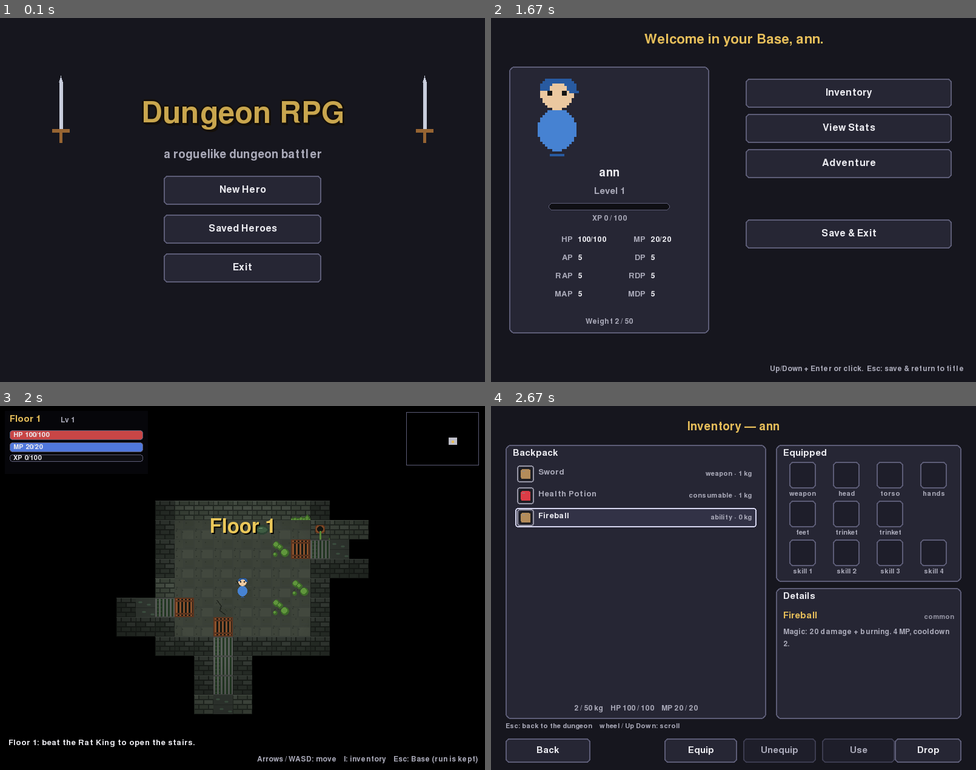
Above: before the commit, frames 1-4 (two rows, left to right).
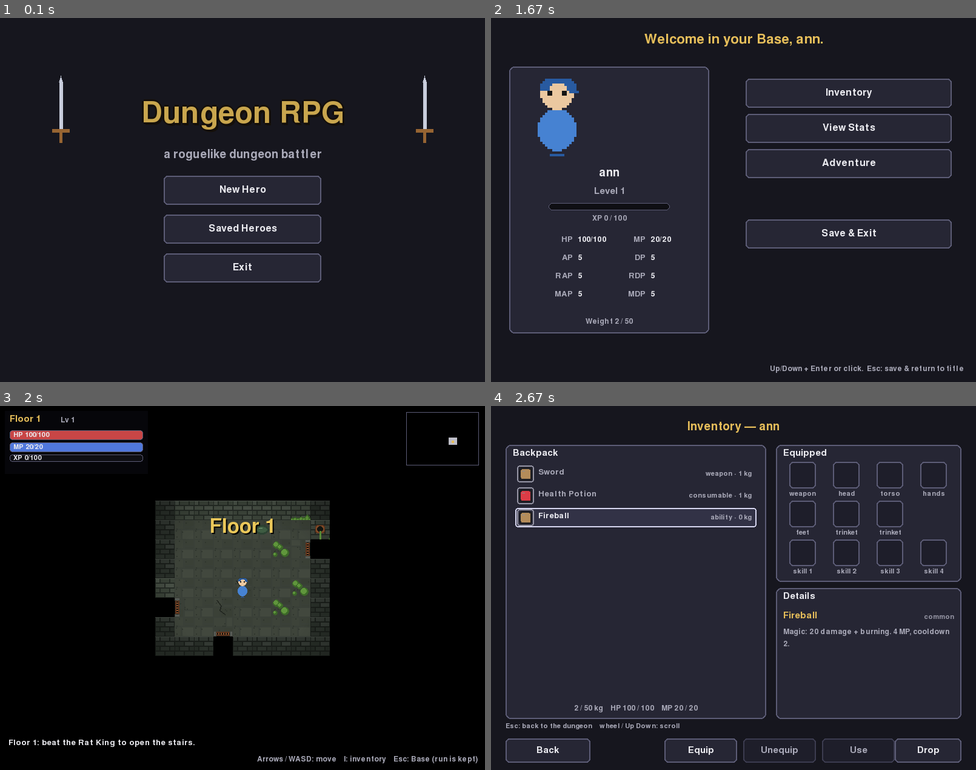
Above: after the commit, the same moments.

Repository: LucKaempfer/RPG_Ai
Game: pygame game, started from pygame_rpg/main.py
Two runs of this game, one before a commit and one after it. Both use one fixed random seed, a clock stepped at 60 frames per second and the inputs below.
Inputs:
- Up to frame 1 (0.1 s): no input
- Up to frame 2 (1.67 s): click "New Hero" at 0.38 s; click "Skip" at 0.72 s; type "ann" at 1 s; tap Enter at 1.33 s; click "Yes" at 1.6 s
- Up to frame 3 (2 s): click "Adventure" at 1.93 s
- Up to frame 4 (2.67 s): tap I at 2.22 s; click "Fireball" at 2.6 s

Frames 1-2 are identical in both runs. In frame 3, 4.9% of the frame differs, in the area x 24-76%, y 31-85%; in frame 4, nothing differs.

Commit message:
Doors: thin gate on the corridor side, doors block line of sight
- Doorways are drawn as flagstone floor with a thin iron gate along the
  edge the corridor leaves from (4 rotated tiles), instead of a full
  gate block.  Tileset is sewer/tiles_v2.png (20 tiles) so an older
  generated sewer/tiles.png on disk can't be mis-sliced.
- Line of sight: doors block it (the gate itself is seen); standing in
  the doorway shows both sides.  Diagonal steps can't slip between two
  blocking cells, so there's no peeking past a gate.
- Tests: doors block sight, no diagonal peeking, gates face the
  corridor.

Co-Authored-By: Claude Opus 5.5 <noreply@anthropic.com>
Claude-Session: https://claude.ai/code/session_017tdetPTqih9bXbAi33dRwd

Diff:
--- a/pygame_rpg/assets.py
+++ b/pygame_rpg/assets.py
@@ -12,7 +12,7 @@
 
 * ``tileset.png``          10 x 1 grid, one tile per index (see TILE_*);
   the original stone set, kept for real art / other screens
-* ``sewer/tiles.png``      16 x 1 grid, the dungeon's sewer set (SEWER_*)
+* ``sewer/tiles_v2.png``   20 x 1 grid, the dungeon's sewer set (SEWER_*)
 * ``player/hero_sheet.png`` 8 x 4 grid
     columns: 0-1 idle, 2-5 walk, 6-7 attack
     rows:    0 down, 1 up, 2 left, 3 right
@@ -55,8 +55,11 @@
 (SEWER_FLOOR, SEWER_FLOOR_CRACK, SEWER_FLOOR_MOSS, SEWER_FLOOR_PUDDLE,
  SEWER_FLOOR_DRAIN, SEWER_WALL, SEWER_WALL_STAIN, SEWER_WALL_PIPE,
  SEWER_WALL_MOSS, SEWER_GRATE, SEWER_WALKWAY, SEWER_GATE, SEWER_MANHOLE,
- SEWER_SLUDGE, SEWER_WALL_DARK, SEWER_FLOOR_BONES) = range(16)
-SEWER_COLS, SEWER_ROWS = 16, 1
+ SEWER_SLUDGE, SEWER_WALL_DARK, SEWER_FLOOR_BONES,
+ # Doorways: floor with a thin iron gate along the side the corridor
+ # leaves from (N = corridor above the door cell, and so on).
+ SEWER_GATE_N, SEWER_GATE_S, SEWER_GATE_W, SEWER_GATE_E) = range(20)
+SEWER_COLS, SEWER_ROWS = 20, 1
 
 # ---------------------------------------------------------------------------
 # Hero sheet layout: 8 x 4 grid.
@@ -134,7 +137,7 @@
         """Dispatch to the right generator for a missing file."""
         if name == "tileset.png":
             return _gen_tileset()
-        if name == "sewer/tiles.png":
+        if name == "sewer/tiles_v2.png":
             return _gen_sewer_tiles()
         if name == "player/hero_sheet.png":
             return _gen_hero_sheet()
@@ -324,6 +327,22 @@
     for y in (5, 26):
         pygame.draw.line(surf, rust_dark, (r.x, r.y + y), (r.right - 1, r.y + y), 3)
     pygame.draw.rect(surf, rust_dark, r, 2)
+
+    # Doorways: flagstone floor with a thin gate on one edge.  Drawn once
+    # for the top edge, then rotated for the other three.
+    gate = pygame.Surface((FRAME_SIZE, FRAME_SIZE), pygame.SRCALPHA)
+    _sewer_floor(gate, gate.get_rect(), rng)
+    pygame.draw.rect(gate, (16, 18, 16), (0, 0, 32, 8))                 # shadowed gap
+    for x in range(6, 27, 4):
+        pygame.draw.line(gate, rust, (x, 1), (x, 6), 2)                 # bars
+    pygame.draw.line(gate, rust_dark, (0, 1), (31, 1), 2)               # top rail
+    pygame.draw.line(gate, rust_dark, (0, 6), (31, 6), 2)               # bottom rail
+    for x in (0, 27):
+        pygame.draw.rect(gate, (88, 92, 86), (x, 0, 5, 9))              # stone posts
+        pygame.draw.rect(gate, (60, 64, 58), (x, 0, 5, 9), 1)
+    for idx, angle in ((SEWER_GATE_N, 0), (SEWER_GATE_W, 90),
+                       (SEWER_GATE_S, 180), (SEWER_GATE_E, -90)):
+        surf.blit(pygame.transform.rotate(gate, angle), cell(idx))
 
     # Stairs down: an open manhole with a ladder.
     r = cell(SEWER_MANHOLE)
--- a/pygame_rpg/dungeon.py
+++ b/pygame_rpg/dungeon.py
@@ -24,7 +24,8 @@
     SEWER_FLOOR, SEWER_FLOOR_CRACK, SEWER_FLOOR_MOSS, SEWER_FLOOR_PUDDLE,
     SEWER_FLOOR_DRAIN, SEWER_FLOOR_BONES, SEWER_WALL, SEWER_WALL_STAIN,
     SEWER_WALL_PIPE, SEWER_WALL_MOSS, SEWER_WALL_DARK, SEWER_GRATE,
-    SEWER_WALKWAY, SEWER_GATE, SEWER_COLS, SEWER_ROWS,
+    SEWER_WALKWAY, SEWER_GATE_N, SEWER_GATE_S, SEWER_GATE_W, SEWER_GATE_E,
+    SEWER_COLS, SEWER_ROWS,
 )
 
 # Configuration constants
@@ -243,8 +244,9 @@
 
     def visible_from(self, cell: Tuple[int, int], radius: int) -> set:
         """Cells the hero at ``cell`` can see: within ``radius`` tiles and
-        with a straight line to them that crosses only floor (walls block
-        sight; the wall itself is seen).  Open doors don't block."""
+        with a straight line to them that crosses only floor.  Walls and
+        doors block sight (the wall or gate itself is seen); standing in a
+        doorway, the hero sees both sides."""
         cx, cy = cell
         seen = set()
         r2 = radius * radius
@@ -257,12 +259,16 @@
         return seen
 
     def _line_clear(self, x0, y0, x1, y1) -> bool:
-        """Bresenham line: every cell strictly between the ends is floor."""
+        """Bresenham line: every cell strictly between the ends is floor
+        and not a door, and no diagonal step slips between two blocked
+        cells."""
         dx, dy = abs(x1 - x0), -abs(y1 - y0)
         sx, sy = (1 if x0 < x1 else -1), (1 if y0 < y1 else -1)
         err = dx + dy
+        opaque = lambda c: c not in self.room_map or c in self.door_tiles
         x, y = x0, y0
         while (x, y) != (x1, y1):
+            px, py = x, y
             e2 = 2 * err
             if e2 >= dy:
                 err += dy
@@ -270,7 +276,11 @@
             if e2 <= dx:
                 err += dx
                 y += sy
-            if (x, y) != (x1, y1) and (x, y) not in self.room_map:
+            # A diagonal step can't squeeze between two blocking cells
+            # (e.g. past a gate and the wall beside it).
+            if x != px and y != py and opaque((x, py)) and opaque((px, y)):
+                return False
+            if (x, y) != (x1, y1) and opaque((x, y)):
                 return False
         return True
 
@@ -310,7 +320,7 @@
         """Sewer tileset frames (cached); index matches SEWER_*."""
         if self._tile_frames is None:
             self._tile_frames = assets.load_sheet(
-                "sewer/tiles.png", SEWER_COLS, SEWER_ROWS
+                "sewer/tiles_v2.png", SEWER_COLS, SEWER_ROWS
             )
         return self._tile_frames
 
@@ -332,7 +342,13 @@
         x, y = cell
         if self.room_map.get(cell) is not None:
             if cell in self.door_tiles:
-                return SEWER_GATE
+                # The gate sits on the edge the corridor leaves from.
+                for (dx, dy), gate in (((0, -1), SEWER_GATE_N), ((0, 1), SEWER_GATE_S),
+                                       ((-1, 0), SEWER_GATE_W), ((1, 0), SEWER_GATE_E)):
+                    n = (x + dx, y + dy)
+                    if n in self.room_map and self.room_map[n] is None:
+                        return gate
+                return SEWER_GATE_N
             pick = h % 40
             return {0: SEWER_FLOOR_PUDDLE, 1: SEWER_FLOOR_PUDDLE,
                     2: SEWER_FLOOR_MOSS, 3: SEWER_FLOOR_MOSS, 4: SEWER_FLOOR_MOSS,
--- a/tests/test_dungeon.py
+++ b/tests/test_dungeon.py
@@ -84,3 +84,47 @@
     d = floor(seed)
     corridor = sum(1 for v in d.room_map.values() if v is None)
     assert corridor / len(d.rooms) < 12
+
+
+def test_doors_block_sight_unless_standing_in_them():
+    # Corridor (0..3, 2) -> door (4, 2) -> room x 5..9.
+    d = Dungeon()
+    for x in range(0, 10):
+        d.room_map[(x, 2)] = None
+    for x in range(5, 10):
+        for y in range(0, 5):
+            d.room_map[(x, y)] = None
+    d.door_tiles = {(4, 2)}
+    from_corridor = d.visible_from((1, 2), 8)
+    assert (4, 2) in from_corridor                  # the gate itself
+    assert (6, 2) not in from_corridor              # not the room behind it
+    in_door = d.visible_from((4, 2), 8)
+    assert (1, 2) in in_door and (7, 3) in in_door  # both sides from the doorway
+    from_room = d.visible_from((7, 2), 8)
+    assert (4, 2) in from_room and (2, 2) not in from_room
+
+
+def test_gate_faces_the_corridor():
+    from pygame_rpg.assets import SEWER_GATE_N, SEWER_GATE_S, SEWER_GATE_W, SEWER_GATE_E
+    d = floor(4)
+    for door in d.door_tiles:
+        tile = d._tile_for(door)
+        dx, dy = {SEWER_GATE_N: (0, -1), SEWER_GATE_S: (0, 1),
+                  SEWER_GATE_W: (-1, 0), SEWER_GATE_E: (1, 0)}[tile]
+        n = (door[0] + dx, door[1] + dy)
+        assert n in d.room_map and d.room_map[n] is None
+
+
+def test_no_peeking_diagonally_past_a_gate():
+    # Corridor ends at (3, 2); door (4, 2) in the room's west edge; the
+    # room's wall ring is (3, 1) / (3, 3).  (4, 1) / (4, 3) are room floor.
+    d = Dungeon()
+    for x in range(0, 4):
+        d.room_map[(x, 2)] = None
+    for x in range(4, 9):
+        for y in range(0, 5):
+            d.room_map[(x, y)] = None
+    d.door_tiles = {(4, 2)}
+    seen = d.visible_from((3, 2), 8)
+    assert (4, 2) in seen
+    assert not any((x, y) in seen for x in range(4, 9) for y in range(0, 5) if (x, y) != (4, 2))
Not shown, changed: DEVELOPMENT.md
